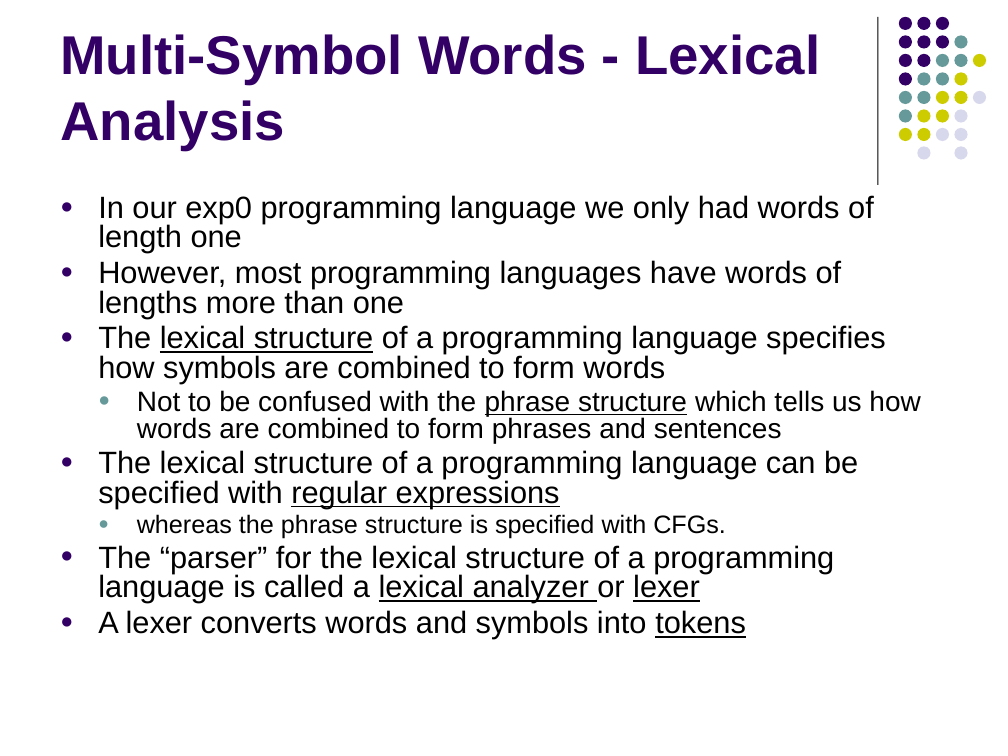
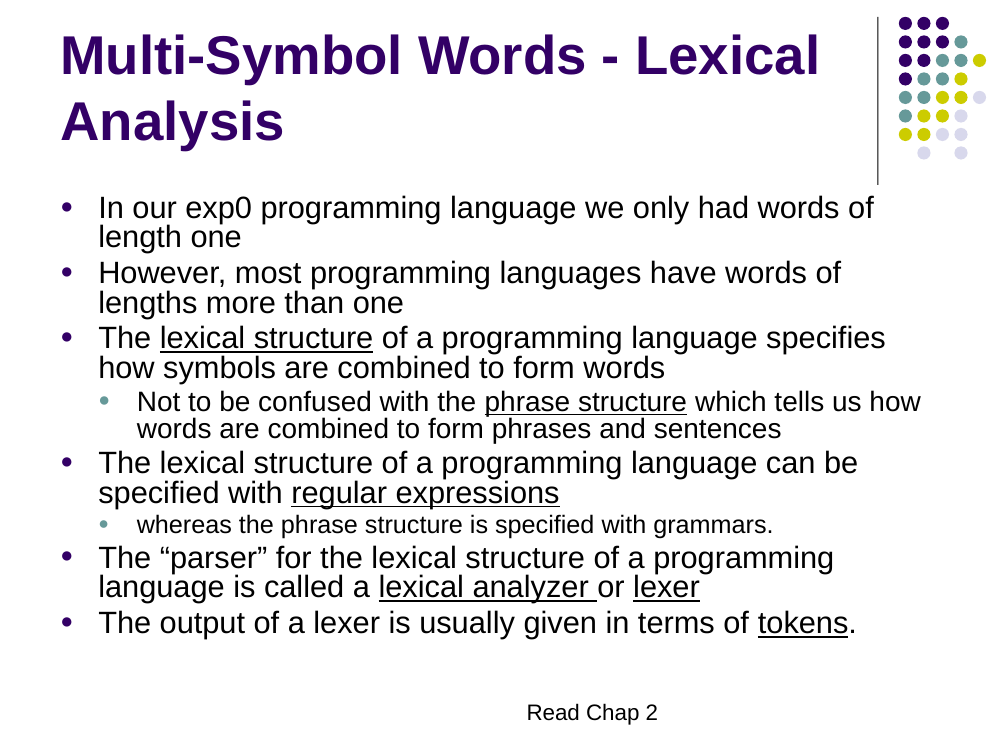
Before and after one commit to lutzhamel/CSC402, a slide deck: slide 1 of notes/csc402-ln004.pptx. Drawn at 1008x756 pixels with LibreOffice and Linux fonts; fonts in the diff are those of the drawing. Boxes give left, top, right and bottom in pixels: in the first picture for what was removed or moved away, otherwise in the second. Text is boxed around its words. In the diff, an @@ line names an element or a change of style, - is before the commit and + after.

```diff
--- a/notes/csc402-ln004.pptx
+++ b/notes/csc402-ln004.pptx
@@ text at (137,514,773,539): text changed @@
-  ● whereas the phrase structure is specified with CFGs.
+  ● whereas the phrase structure is specified with grammars.
@@ text at (98,610,857,638): text changed @@
-● A lexer converts words and symbols into tokens
+● The output of a lexer is usually given in terms of tokens.
@@ text added at (527,703,658,725), 16 pt, text #000000 @@
+Read Chap 2
```
Also in this commit, not shown: 2 other slides changed, 3 other files.
